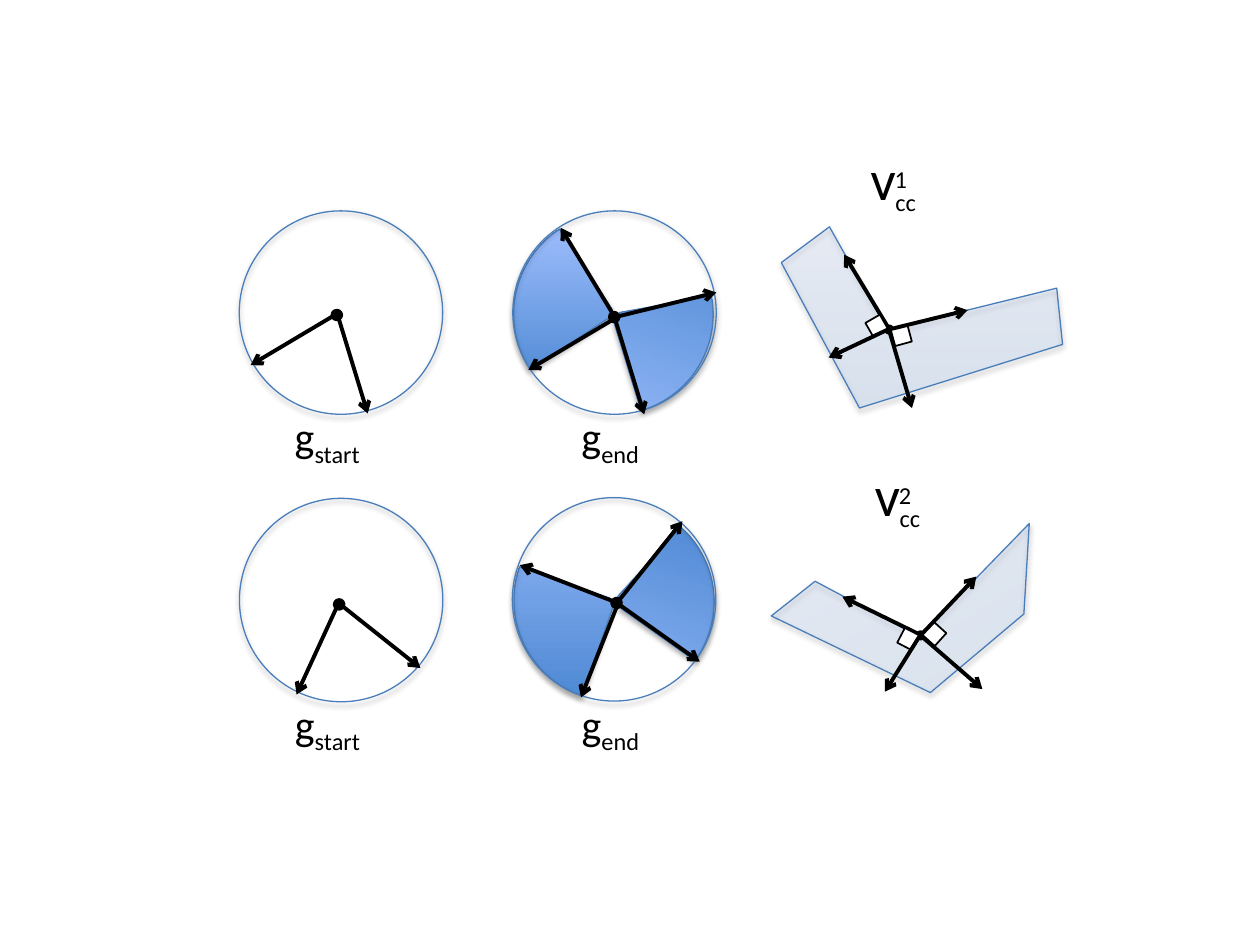
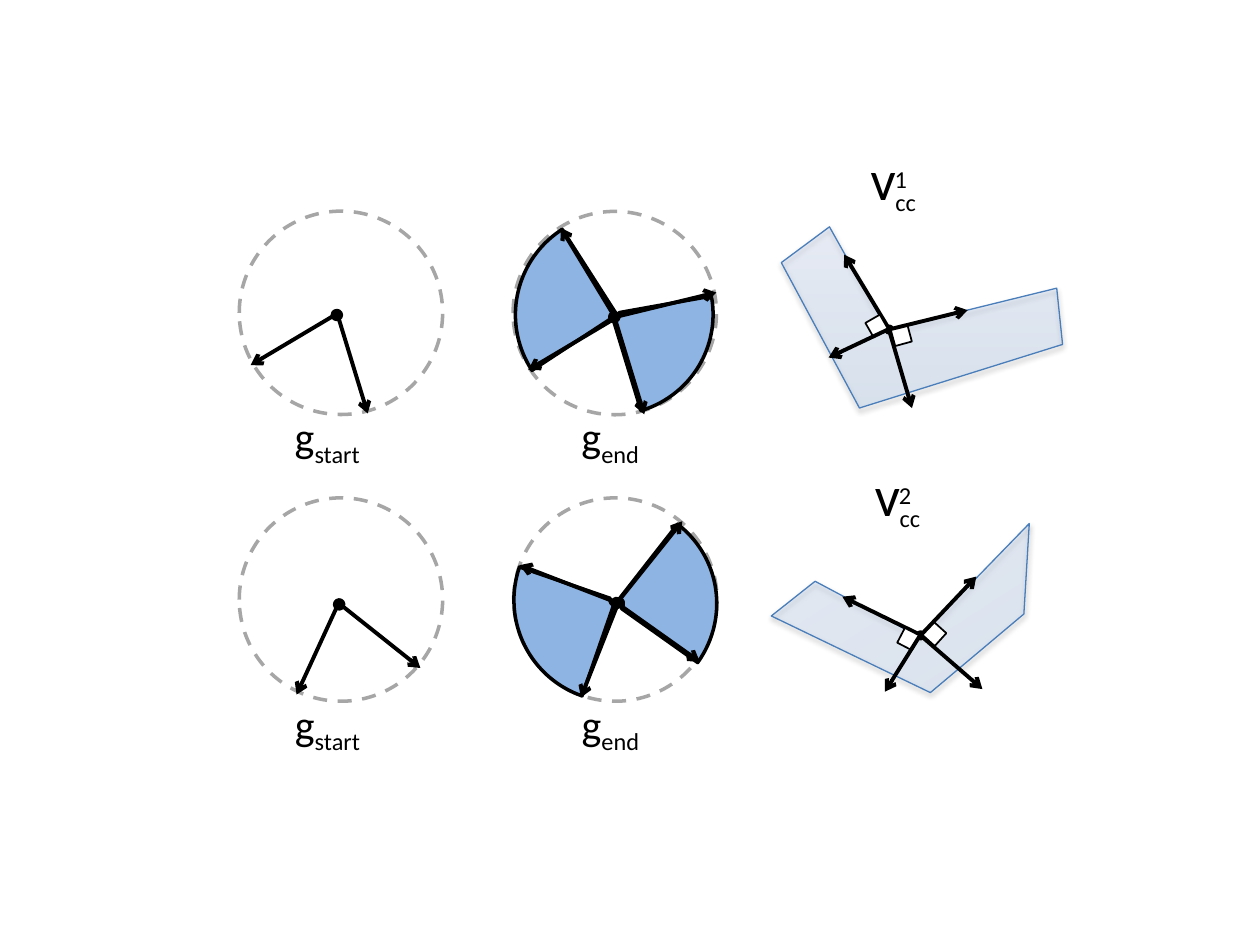
Before and after one commit to pcottle/MastersThesis, a slide deck: slide 17 of figures/figures.pptx. Drawn at 1260x945 pixels with LibreOffice and Linux fonts; fonts in the diff are those of the drawing. Boxes give left, top, right and bottom in pixels: in the first picture for what was removed or moved away, otherwise in the second. Text is boxed around its words. In the diff, an @@ line names an element or a change of style, - is before the commit and + after.

```diff
--- a/figures/figures.pptx
+++ b/figures/figures.pptx
@@ arch (boxed as its full ring) at [482,184,742,443]: fill gradient #3F80CE to #A4C4FF to #8EB4E3; outline #4B7EBC 0.75 pt to #000000 2 pt; shadow off @@
@@ ellipse at [239,212,442,415]: fill none to #FFFFFF; outline #4B7EBC 0.75 pt to #A6A6A6 2 pt dashed; shadow off @@
@@ ellipse at [513,212,716,415]: fill none to #FFFFFF; outline #4B7EBC 0.75 pt to #A6A6A6 2 pt dashed; shadow off @@
@@ arch (boxed as its full ring) at [515,213,718,416]: fill gradient #3F80CE to #A4C4FF to #8EB4E3; outline #4B7EBC 0.75 pt to #000000 2 pt; shadow off; proportions changed @@
@@ arch (boxed as its full ring) at [473,458,758,743]: fill gradient #3F80CE to #A4C4FF to #8EB4E3; outline #4B7EBC 0.75 pt to #000000 2 pt; shadow off @@
@@ arch (boxed as its full ring) at [488,477,743,730]: fill gradient #3F80CE to #A4C4FF to #8EB4E3; outline #4B7EBC 0.75 pt to #000000 2 pt; shadow off; proportions changed @@
@@ arch (boxed as its full ring): place and size @@
-arch (boxed as its full ring) at [485,476,739,729]
+arch (boxed as its full ring) at [488,477,743,730]
@@ ellipse at [239,498,442,701]: fill none to #FFFFFF; outline #4B7EBC 0.75 pt to #A6A6A6 2 pt dashed; shadow off; rotation 325 to 0 degrees @@
@@ ellipse at [514,498,717,701]: fill none to #FFFFFF; outline #4B7EBC 0.75 pt to #A6A6A6 2 pt dashed; shadow off; rotation 322 to 0 degrees @@
```
Also in this commit, not shown: 6 other slides changed, 1 slide added, 7 other files.
